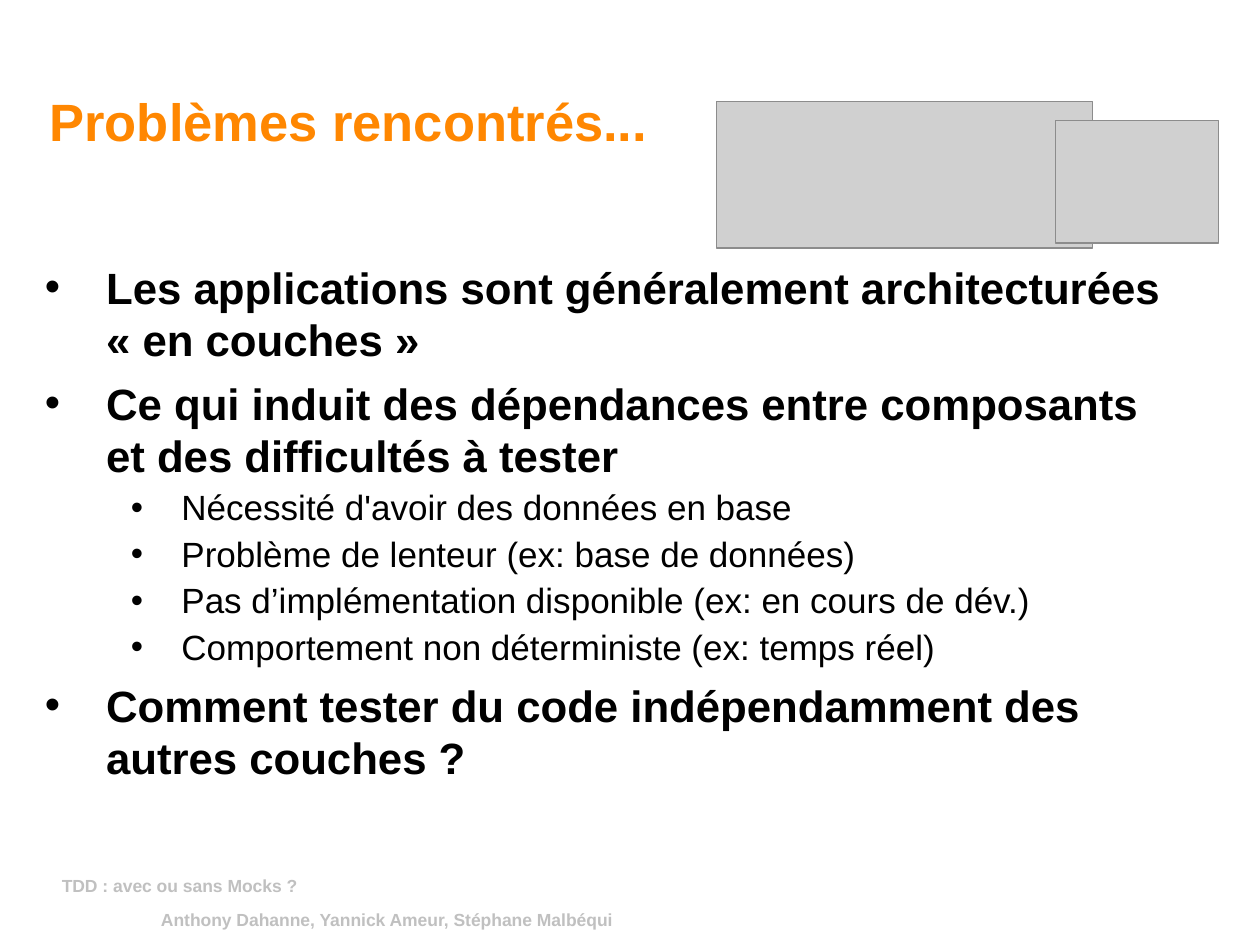
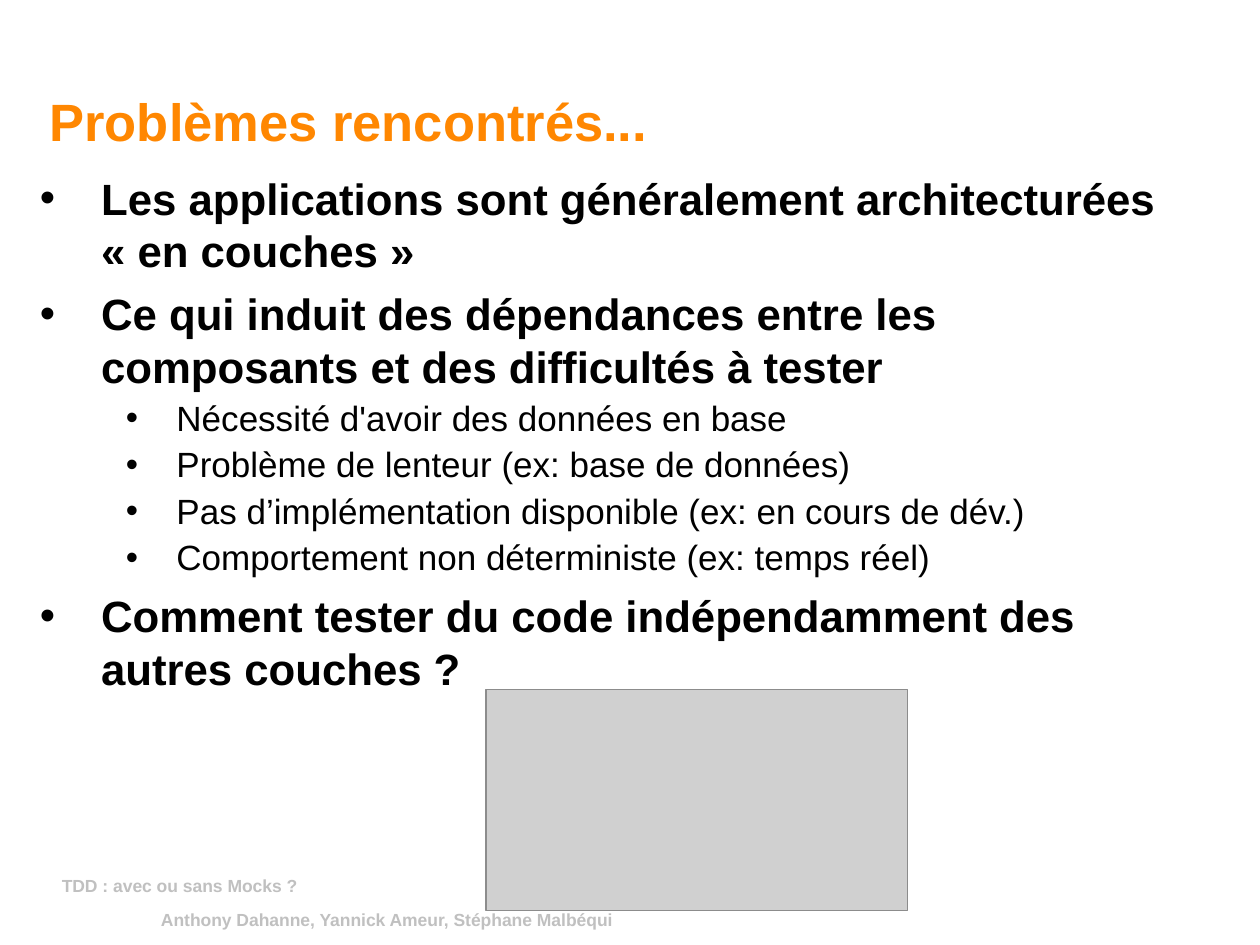
Before and after one commit to yannickameur/tddavecousansmock, a slide deck: slide 5 of tddavecousansmock/tdd_avec_ou_sans_mock.odp. Drawn at 1260x945 pixels with LibreOffice and Linux fonts; fonts in the diff are those of the drawing; grey boxes stand for pictures; background and template pictures are left out. Boxes give left, top, right and bottom in pixels: in the first picture for what was removed or moved away, otherwise in the second. Text is boxed around its words. In the diff, an @@ line names an element or a change of style, - is before the commit and + after.

```diff
--- a/tddavecousansmock/tdd_avec_ou_sans_mock.odp
+++ b/tddavecousansmock/tdd_avec_ou_sans_mock.odp
@@ picture removed at (1056,121,1220,243) @@
@@ text "Les applications sont généralement architecturées ...": place and size @@
-text "Les applications sont généralement architecturées ..." at (106,272,1160,775)
+text "Les applications sont généralement architecturées ..." at (101,183,1155,686)
@@ text at (101,298,936,392): text changed @@
-• Ce qui induit des dépendances entre composants et des difficultés à tester
+• Ce qui induit des dépendances entre les composants et des difficultés à tester
@@ picture: place and size @@
-picture at (717,102,1092,248)
+picture at (486,689,908,910)
```
Also in this commit, not shown: 4 other slides changed, 2 slides added, 1 slide removed.
